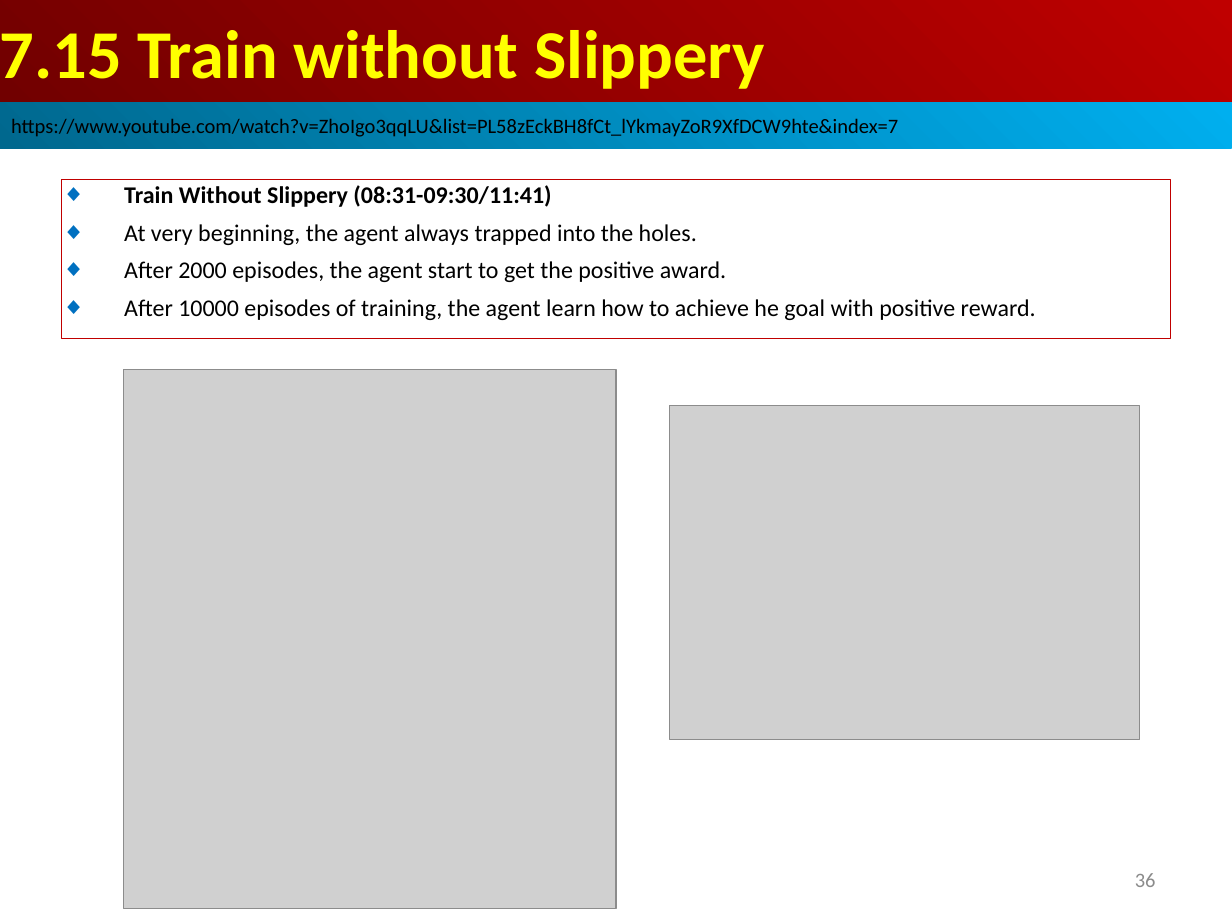
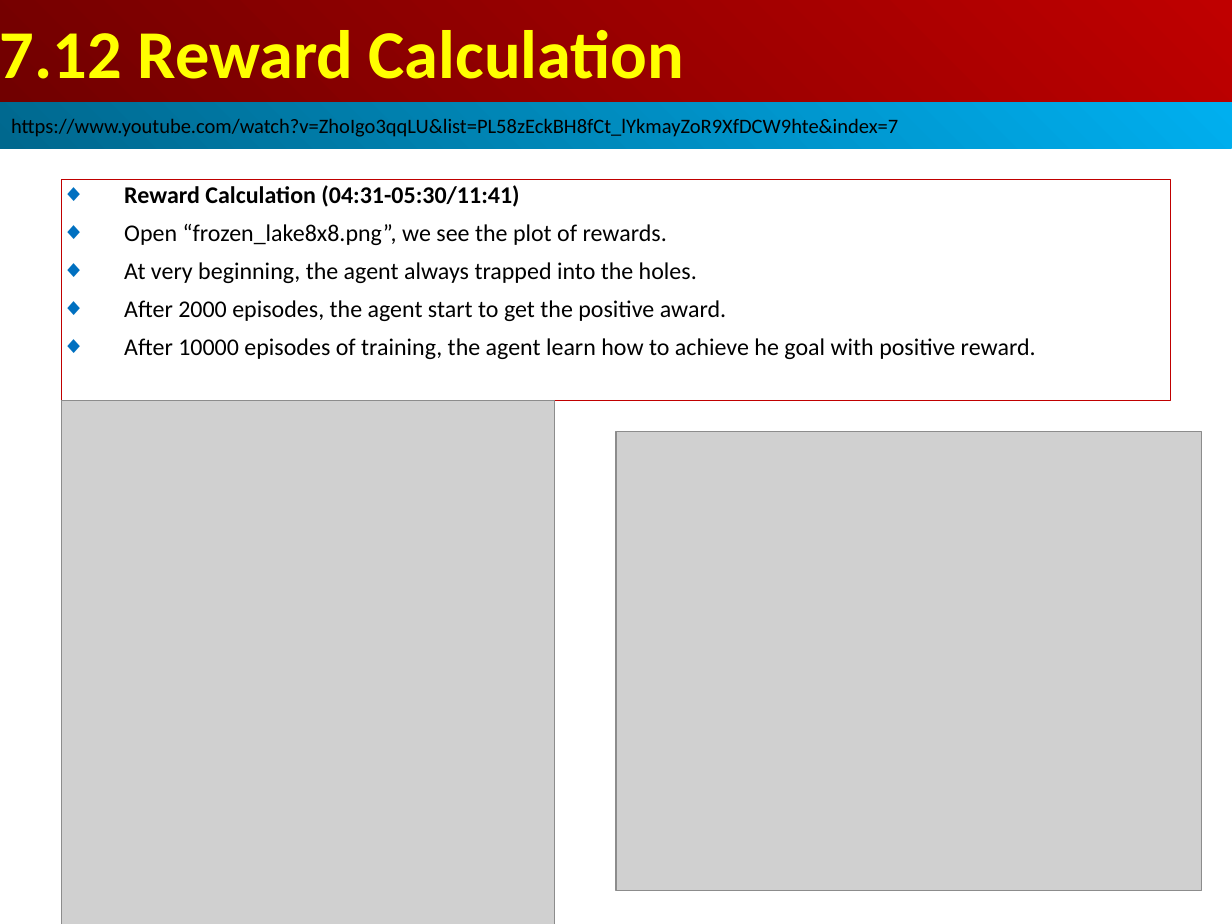
Before and after one commit to peterhchen/AIU_CS513_DRL, a slide deck: slide 30 of 000_DRL_JC/007_QL_Frozen_Lake/001_Video/007_QL_Frobzen_Lake.ppt (slide 36 before the commit). Drawn at 1232x924 pixels with LibreOffice and Linux fonts; fonts in the diff are those of the drawing; grey boxes stand for pictures. Boxes give left, top, right and bottom in pixels: in the first picture for what was removed or moved away, otherwise in the second. Text is boxed around its words. In the diff, an @@ line names an element or a change of style, - is before the commit and + after.

```diff
--- a/000_DRL_JC/007_QL_Frozen_Lake/001_Video/007_QL_Frobzen_Lake.ppt
+++ b/000_DRL_JC/007_QL_Frozen_Lake/001_Video/007_QL_Frobzen_Lake.ppt
@@ text in rectangle at (0, 30, 684, 79): text changed @@
-7.15 Train without Slippery
+7.12 Reward Calculation
@@ rectangle "Reward Calculation (04:31-05:30/11:41)": place and size @@
-rectangle "Reward Calculation (04:31-05:30/11:41)" at (62, 180, 1170, 339)
+rectangle "Reward Calculation (04:31-05:30/11:41)" at (62, 180, 1170, 400)
@@ text in rectangle at (124, 185, 667, 245): text changed; bold off @@
-◆ Train Without Slippery (08:31-09:30/11:41)
+◆ Reward Calculation (04:31-05:30/11:41)
+◆ Open “frozen_lake8x8.png”, we see the plot of rewards.
@@ picture: place and size @@
-picture at (123, 370, 616, 908)
+picture at (62, 400, 554, 924)
@@ picture: place and size @@
-picture at (670, 405, 1140, 739)
+picture at (616, 431, 1201, 891)
@@ page number at (1135, 890, 1156, 893): text changed @@
-36
+30
```
Also in this commit, not shown: 7 other slides changed, 1 slide added.
